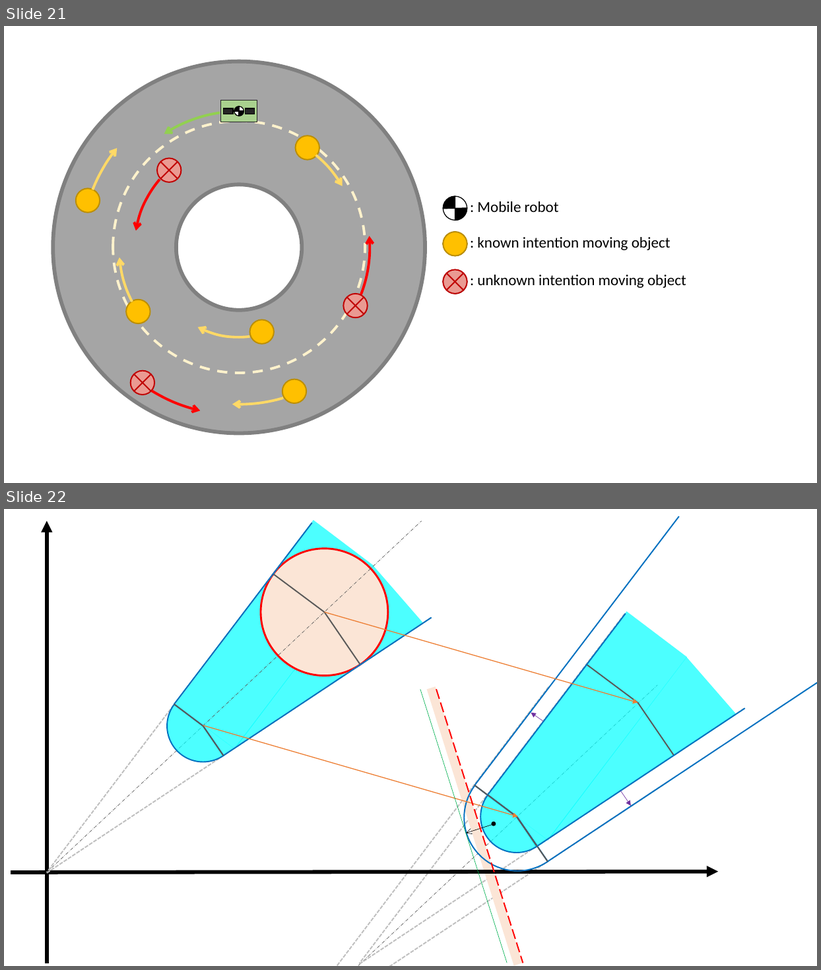
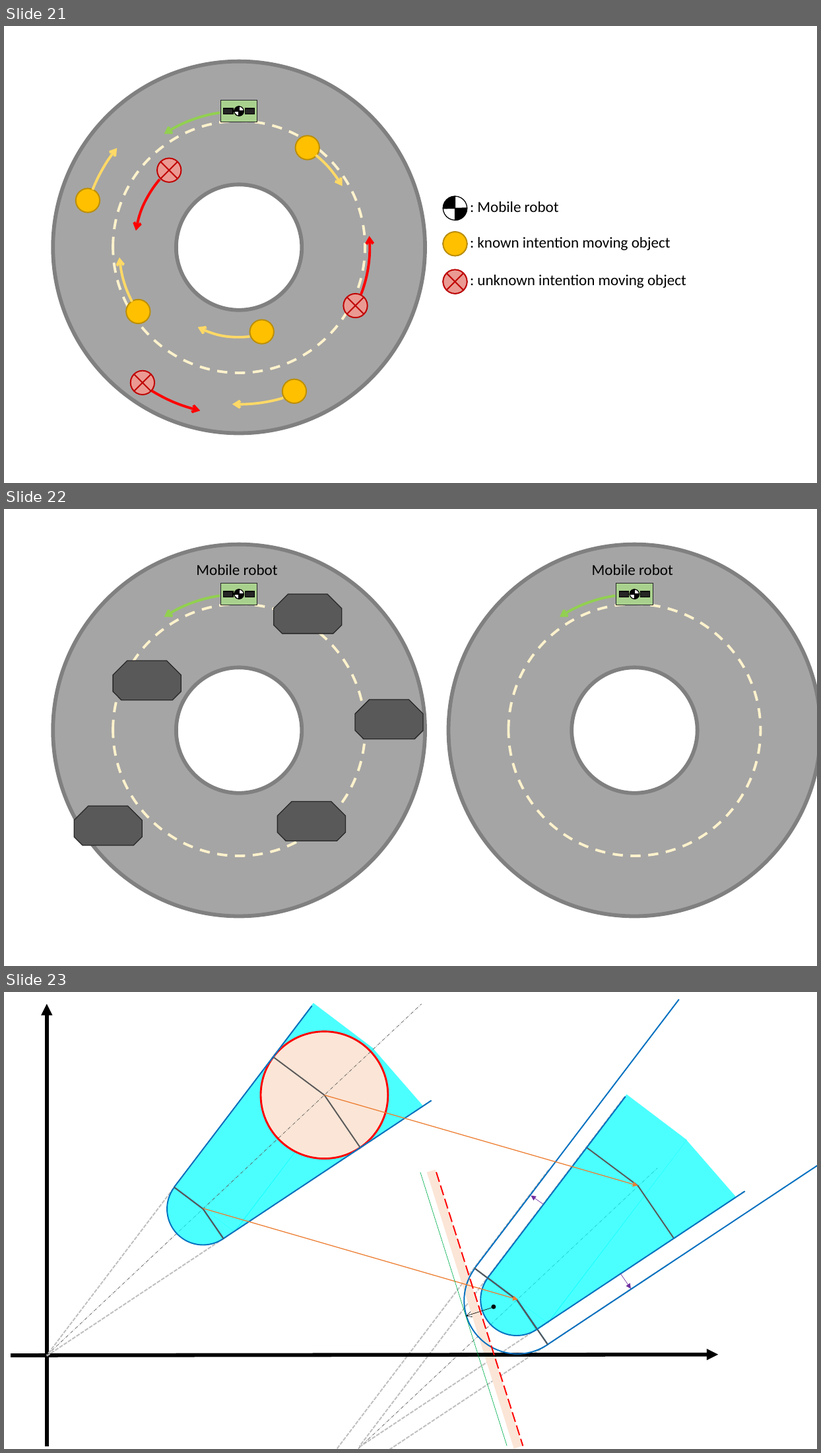
Before and after one commit to Yi-An-Wang/institute_information, a slide deck: path_planing/VO_code_try/robot_properties3.pptx. Shown one above the other, each under a label of ours: slides 21 and 22 before the commit, slides 21, 22 and 23 after it. The pictures are 821x970 and 821x1453 pixels, drawn with LibreOffice and Linux fonts; fonts in the diff are those of the drawing. Boxes give left, top, right and bottom in pixels: in the first picture for what was removed or moved away, otherwise in the second. Text is boxed around its words. In the diff, an @@ line names an element or a change of style, - is before the commit and + after.

Commit message:
2024/12/23-1

```diff
--- a/path_planing/VO_code_try/robot_properties3.pptx
+++ b/path_planing/VO_code_try/robot_properties3.pptx
@@ slide 22 added at (4,509,817,966), background #FFFFFF @@
@@ donut added at (53,545,425,916), fill #A5A5A5, outline #808080 4.5 pt @@
@@ donut added at (449,545,817,916), fill #A5A5A5, outline #808080 4.5 pt @@
@@ text added at (196,564,278,575), 18 pt, text #000000 @@
+Mobile robot
@@ text added at (592,564,673,575), 18 pt, text #000000 @@
+Mobile robot
@@ arc (boxed as its full ellipse) added at (104,594,375,866), outline #92D050 3 pt @@
@@ ellipse added at (113,604,365,856), outline #FFF2CC 3 pt dashed @@
@@ group added at (220,584,257,605): 3 rectangles, 2 pie slice (boxed as its full ellipse)s, 1 flow chart or @@
@@ snip same rect added at (274,594,341,634), fill #595959, outline #262626 1 pt @@
@@ arc (boxed as its full ellipse) added at (499,594,771,866), outline #92D050 3 pt @@
@@ ellipse added at (508,604,760,856), outline #FFF2CC 3 pt dashed @@
@@ group added at (616,584,653,605): 3 rectangles, 2 pie slice (boxed as its full ellipse)s, 1 flow chart or @@
@@ snip same rect added at (113,661,181,700), fill #595959, outline #262626 1 pt @@
@@ snip same rect added at (355,700,423,739), fill #595959, outline #262626 1 pt @@
@@ snip same rect added at (277,802,345,842), fill #595959, outline #262626 1 pt @@
@@ snip same rect added at (74,806,142,846), fill #595959, outline #262626 1 pt @@
@@ what was slide 22 is now slide 23 @@
```
Also in this commit, not shown: 1 other slide added.
